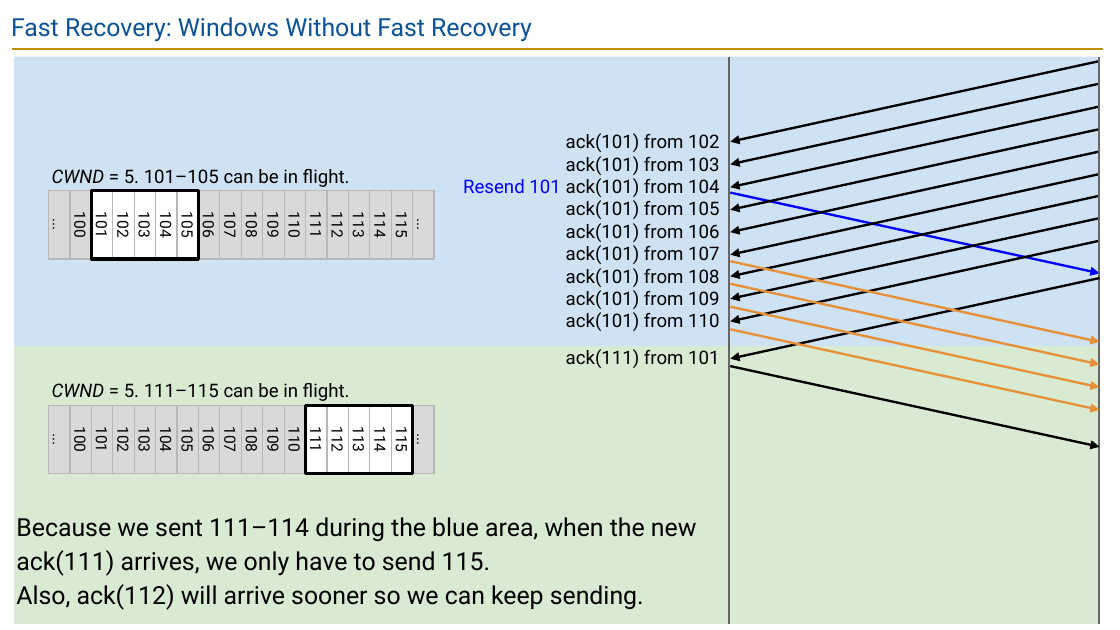
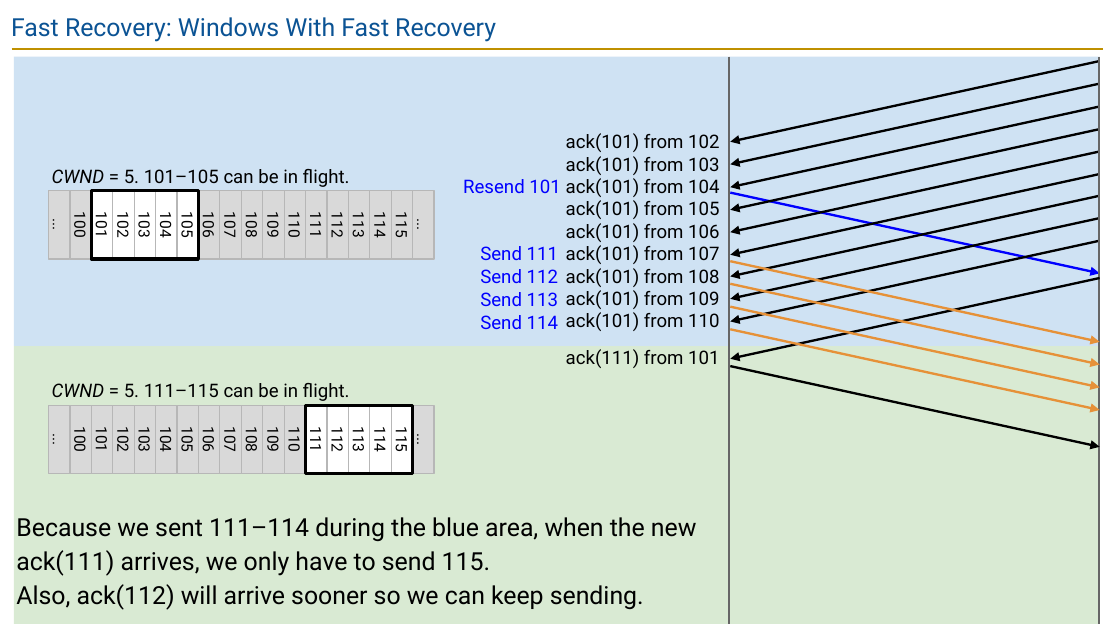
Before and after one commit to guhofstra/CSC175Sp26, a slide deck: slide 16 of PPTs/Lecture 13 - Congestion Control II.pptx. Drawn at 1120x630 pixels with LibreOffice and Linux fonts; fonts in the diff are those of the drawing. Boxes give left, top, right and bottom in pixels: in the first picture for what was removed or moved away, otherwise in the second. Text is boxed around its words. In the diff, an @@ line names an element or a change of style, - is before the commit and + after.

```diff
--- a/PPTs/Lecture 13 - Congestion Control II.pptx
+++ b/PPTs/Lecture 13 - Congestion Control II.pptx
@@ title at [11, 17, 496, 42]: text changed @@
-Fast Recovery: Windows Without Fast Recovery
+Fast Recovery: Windows With Fast Recovery
@@ text added at [480, 246, 558, 260], 12 pt, text #0000FF @@
+Send 111
@@ text added at [480, 269, 558, 283], 12 pt, text #0000FF @@
+Send 112
@@ text added at [480, 292, 558, 306], 12 pt, text #0000FF @@
+Send 113
@@ text added at [480, 315, 558, 329], 12 pt, text #0000FF @@
+Send 114
```
Also in this commit, not shown: 2 other slides changed, 1 slide added, 1 slide removed, 14 other files.
